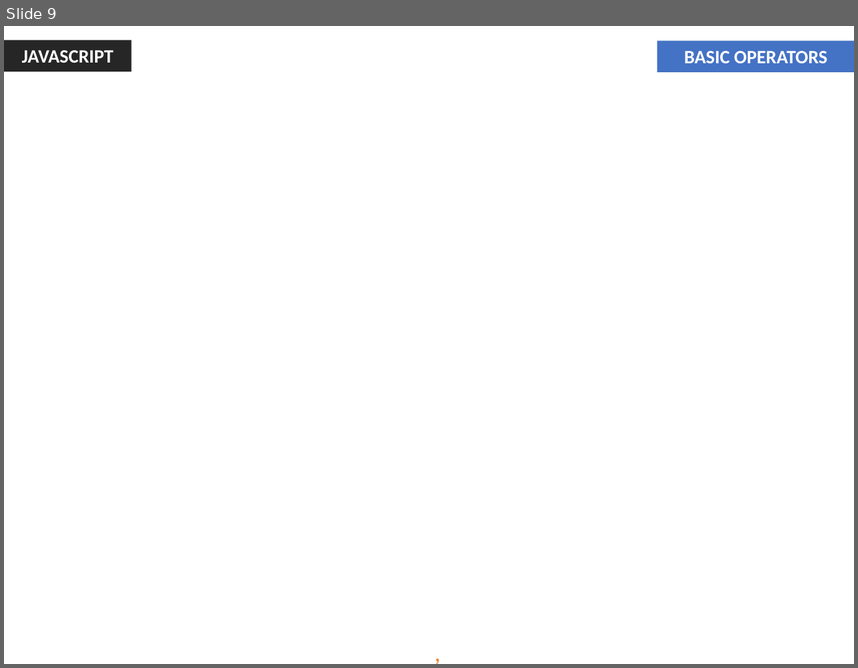
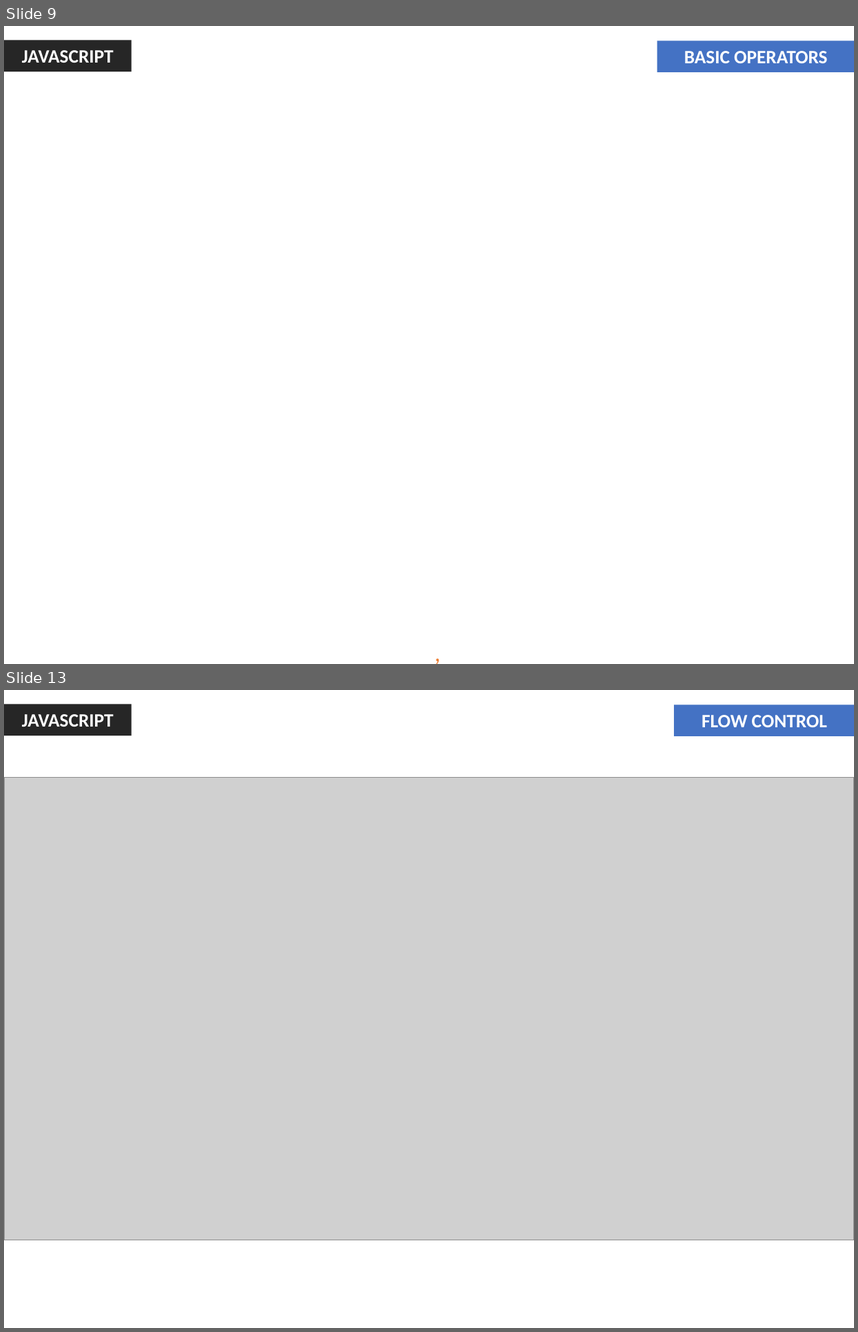
Before and after one commit to jharohit/web-fundamentals-course, a slide deck: Session III - Javascript/Session III - Javascript.pptx. Shown one above the other, each under a label of ours: slide 9 before the commit, slides 9 and 13 after it; the slides between them are not shown. The pictures are 858x668 and 858x1332 pixels, drawn with LibreOffice and Linux fonts; fonts in the diff are those of the drawing; grey boxes stand for pictures; background and template pictures are left out. Boxes give left, top, right and bottom in pixels: in the first picture for what was removed or moved away, otherwise in the second. Text is boxed around its words. In the diff, an @@ line names an element or a change of style, - is before the commit and + after.

```diff
--- a/Session III - Javascript/Session III - Javascript.pptx
+++ b/Session III - Javascript/Session III - Javascript.pptx
@@ slide 13 added at box(4, 690, 854, 1328), background #FFFFFF @@
@@ rectangle added at box(4, 704, 132, 736), fill #262626, 16 pt, text #FFFFFF, bold @@
+JAVASCRIPT
@@ rectangle added at box(674, 704, 854, 736), fill #4472C4, 16 pt, text #FFFFFF, bold @@
+FLOW CONTROL
@@ picture added at box(4, 778, 854, 1240) @@
```
Also in this commit, not shown: 15 other slides added, 1 other file.
